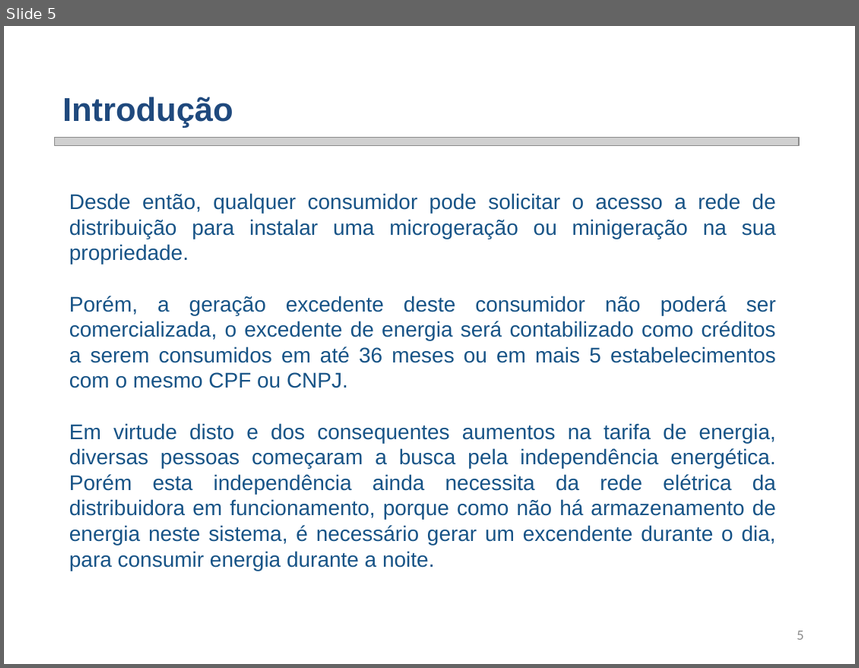
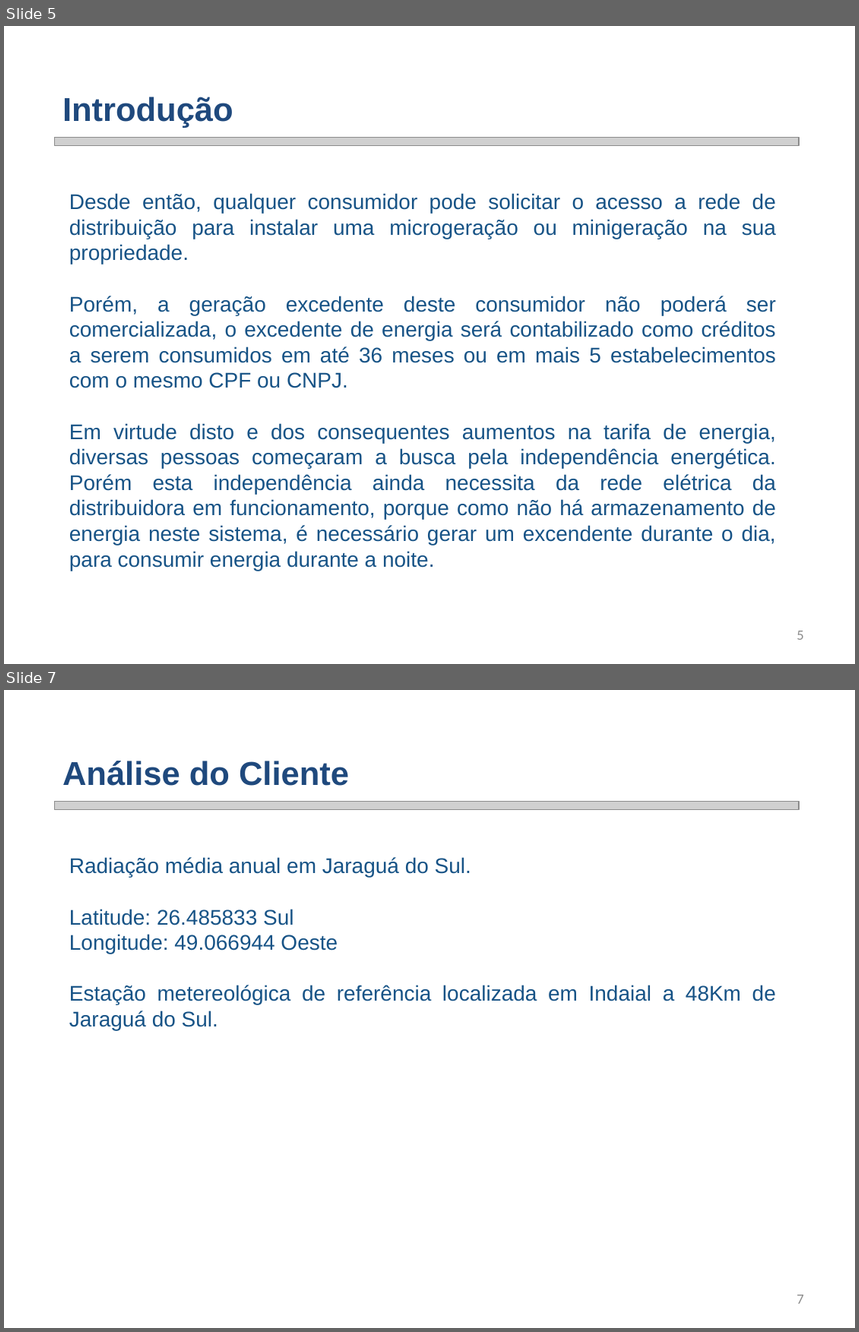
Before and after one commit to smarley2/SGR, a slide deck: Renes/Trabalho 2/SGR Trabalho 2 - Sistema Fotovoltaico.pptx. Shown one above the other, each under a label of ours: slide 5 before the commit, slides 5 and 7 after it; the slides between them are not shown. The pictures are 859x668 and 859x1332 pixels, drawn with LibreOffice and Linux fonts; fonts in the diff are those of the drawing; grey boxes stand for pictures; background and template pictures are left out. Boxes give left, top, right and bottom in pixels: in the first picture for what was removed or moved away, otherwise in the second. Text is boxed around its words. In the diff, an @@ line names an element or a change of style, - is before the commit and + after.

Commit message:
Adicionado referências para o trabalho. Nova versão da apresentação.

```diff
--- a/Renes/Trabalho 2/SGR Trabalho 2 - Sistema Fotovoltaico.pptx
+++ b/Renes/Trabalho 2/SGR Trabalho 2 - Sistema Fotovoltaico.pptx
@@ slide 7 added at (4, 690, 855, 1328), background picture (left out) @@
@@ text added at (63, 761, 349, 786), 28 pt, text #1F497D, bold @@
+Análise do Cliente
@@ picture added at (54, 802, 799, 810) @@
@@ text added at (69, 857, 776, 1030), 18 pt, text #175386 @@
+  Radiação média anual em Jaraguá do Sul.
+  Latitude: 26.485833 Sul
+  Longitude: 49.066944 Oeste
+  Estação metereológica de referência localizada em Indaial a 48Km de Jaraguá do Sul.
@@ page number added at (797, 1295, 804, 1304), 12 pt, text #8C8C8C @@
+7
```
Also in this commit, not shown: 2 slides changed, 17 other slides added, 25 slides removed, 23 other files.
